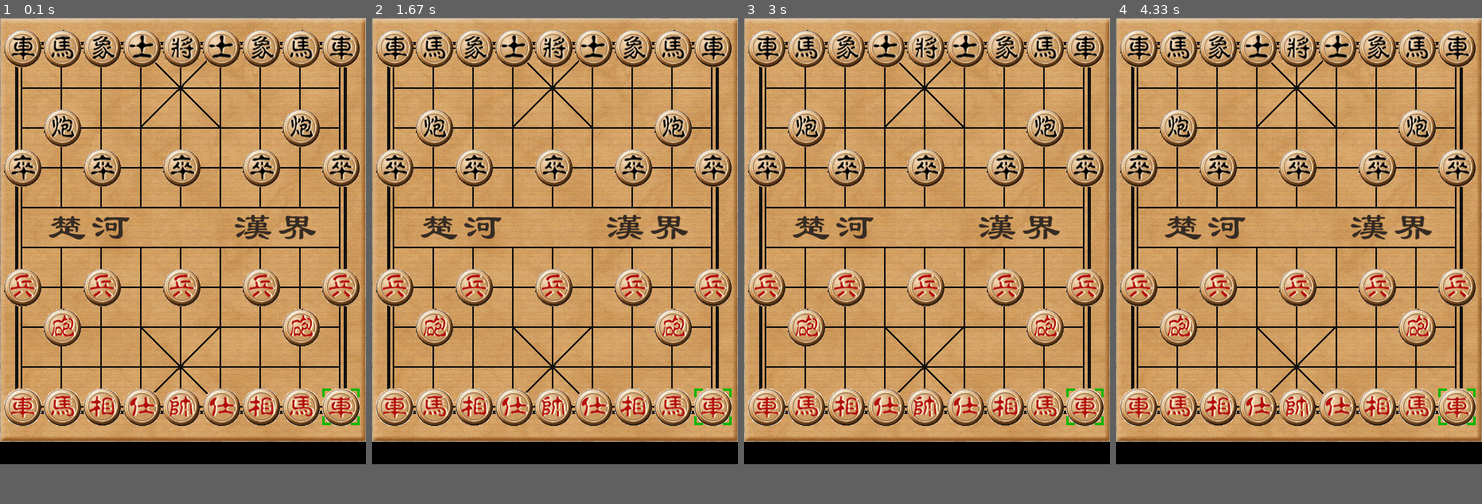
Above: before the commit, frames 1-4 (left to right).
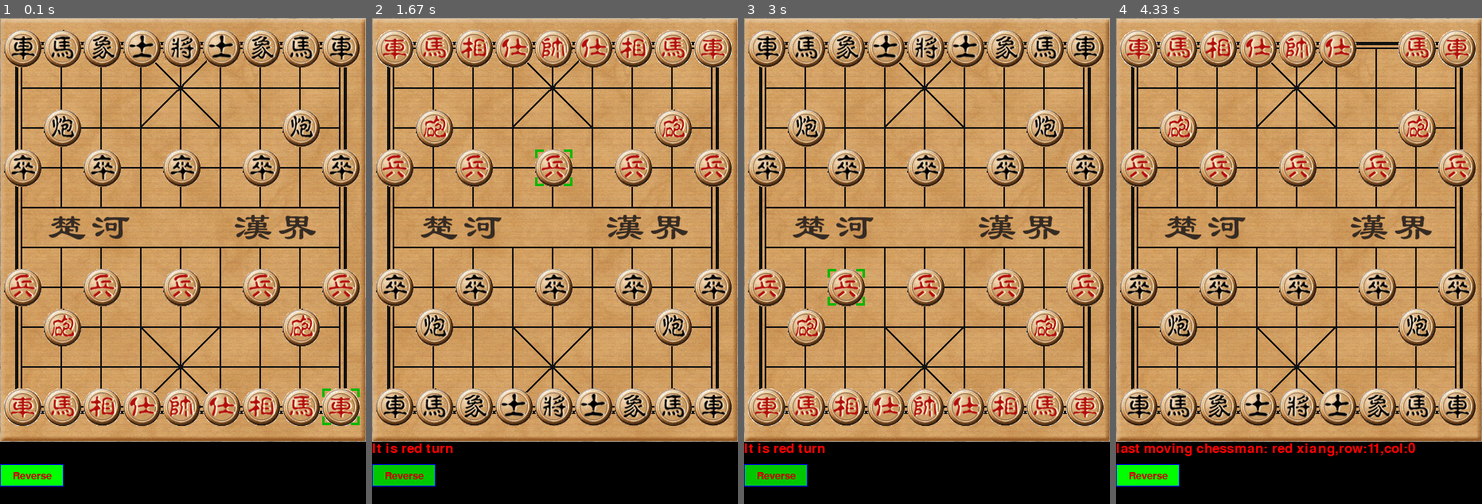
Above: after the commit, the same moments.

Repository: hbuxiaofei/pygame-chess
Game: pygame game, started from main.py
Same seed, same stepped clock (60 frames per second), same inputs: the game is played once before the commit and once after it.
Inputs (mouse positions are in pixels of both pictures, inside the frame that each line leads up to):
- Up to frame 1 (0.1 s): no input
- Up to frame 2 (1.67 s): click (404, 474) at 0.38 s, where only the run after the commit has a clickable "Reverse"; press the mouse at (404, 474) at 0.7 s; move the mouse to (419, 309) at 0.8 s; release the mouse at (434, 144) at 0.93 s; press the mouse at (404, 474) at 1.03 s; move the mouse to (474, 329) at 1.13 s; release the mouse at (544, 178) at 1.27 s; press the mouse at (404, 474) at 1.37 s; move the mouse to (463, 431) at 1.47 s; release the mouse at (525, 387) at 1.6 s
- Up to frame 3 (3 s): press the mouse at (776, 474) at 1.7 s; move the mouse to (890, 324) at 1.8 s; release the mouse at (1003, 173) at 1.93 s; click (776, 474) at 2.55 s, where only the run after the commit has a clickable "Reverse"; press the mouse at (776, 474) at 2.87 s; move the mouse to (861, 319) at 2.97 s
- Up to frame 4 (4.33 s): release the mouse at (1320, 163) at 3.1 s; press the mouse at (1148, 474) at 3.2 s; move the mouse to (1174, 445) at 3.3 s; release the mouse at (1203, 411) at 3.43 s; click (1148, 474) at 4.05 s, where only the run after the commit has a clickable "Reverse"
The window is 460x560 before the commit and 460x610 after it. Grey fills any space a smaller window leaves; there, only what the larger window draws over its background counts as a difference.

The runs differ from the first frame. In frame 1, 0.8% of the frame differs, in the area x 0-18%, y 91-97%; in frame 2, 11%; in frame 3, 1.2%; in frame 4, 12%, in the area x 0-99%, y 2-97%.

Commit message:
add class Button and support board reverse
Signed-off-by: lilei <hbu_lilei@163.com>

Diff:
--- /dev/null
+++ b/Button.py
@@ -0,0 +1,85 @@
+# -*- coding: utf-8 -*-
+import pygame
+
+
+button_list = []
+
+# 按钮弹起颜色
+BUTTON_UP_COLOR = (0,255,0)
+# 按钮按下颜色
+BUTTON_DOWN_COLOR = (0,200,0)
+# 按钮边框颜色
+BUTTON_RIM_COLOR = (0,0,255)
+
+# 按钮字符颜色
+BUTTON_TEXT_COLOR = (200,0,0)
+
+
+class GuiButton(object):
+    """ 按钮类
+    """
+
+    def __init__(self, win, board, text, x, y, w, h, cb=None, arg=None):
+        self._win = win
+        self._board = board
+        self._text = text
+        self._x = x
+        self._y = y
+        self._w = w
+        self._h = h
+        self._cb = cb
+        self._arg = arg
+        self._color = BUTTON_UP_COLOR
+        self._color_rim = BUTTON_RIM_COLOR
+
+    def refresh(self):
+        # 填充色
+        pygame.draw.rect(self._win, self._color, (self._x,self._y,self._w,self._h), 0)
+        # 边框色
+        pygame.draw.rect(self._win, self._color_rim, (self._x,self._y,self._w,self._h), 1)
+        font = pygame.font.SysFont(None, 20)
+        textSurf = font.render(self._text, True, BUTTON_TEXT_COLOR)
+        textRect = textSurf.get_rect()
+        textRect.center = ((self._x+(self._w/2)), (self._y+(self._h/2)))
+        self._win.blit(textSurf, textRect)
+
+    def process(self, pos, mouse):
+        if self._x + self._w > pos[0] > self._x and self._y + self._h > pos[1] > self._y:
+            if not mouse[0]:
+                # 按钮弹起填充色
+                self._color = BUTTON_UP_COLOR
+                if self._cb != None:
+                    self._cb(self._arg)
+            else:
+                # 按钮按下填充色
+                self._color = BUTTON_DOWN_COLOR
+
+
+def get_button_list():
+    global button_list
+    return button_list
+
+
+def refresh():
+    for button in get_button_list():
+        button.refresh()
+
+
+def process(pos, mouse):
+    for button in get_button_list():
+        button.process(pos, mouse)
+
+
+def init(win, board):
+    btn_list = get_button_list()
+    btn_list.clear()
+
+    # 翻转棋盘
+    btn = GuiButton(win, board, "Reverse", 0, 560, 80, 28, cb_reverse_board, board)
+
+    btn_list.append(btn)
+
+
+def cb_reverse_board(board=None):
+    if board != None:
+        board.reverseBoard()
--- a/ChessBoard.py
+++ b/ChessBoard.py
@@ -1,11 +1,12 @@
 #-*- encoding: utf-8 -*-
-import sys, string, os
+import sys, string, os, copy
 import datetime
 import pygame
 from pygame.locals import *
 
 from ChessGlobal import *
 from Chessman import *
+import Button
 
 
 # 棋盘最大行
@@ -53,6 +54,21 @@
         self.groundImg, rc = load_image("./BMP/ground.bmp")
         self.markImg, rc = load_image("./BMP/curPos.bmp", 0xffffff)
         self.resetBorad()
+
+    def reverseBoard(self):
+        board_tmp = copy.deepcopy(self.board)
+        self.board.clear()
+        for key in board_tmp.keys():
+            chessman = board_tmp[key]
+            if chessman == None:
+                continue;
+            row =  BOARD_MAX_ROW - key[0]
+            col = BOARD_MAX_COL - key[1]
+            chessman.row = row
+            chessman.col = col
+            self.board[(row, col)] = chessman
+        self.curRow = BOARD_MAX_ROW - self.curRow
+        self.curCol = BOARD_MAX_COL - self.curCol
 
     def resetBorad(self):
         ''' 重置棋盘 '''
@@ -129,6 +145,8 @@
             if self.curRow == chessman.row and self.curCol == chessman.col:
                 self.window.blit(self.markImg, (left, top))
 
+        Button.refresh()
+
     def showTipInfo(self):
         ''' 在棋盘底部显示提示信息 '''
 
@@ -137,7 +155,6 @@
         # textpos.centerx = self.window.get_rect().centerx
         textpos = Rect(0, 532, 460, 28)
         self.window.blit(text, textpos)
-
 
     def moveChessColorJudge(self, row, col):
         ''' 走棋颜色判断
--- a/main.py
+++ b/main.py
@@ -3,13 +3,14 @@
 import pygame
 from pygame.locals import *
 from ChessBoard import *
+import Button
 
 
 def main():
     # 初始化
     pygame.init()
     # 设置窗口大小 图片大小是460*532
-    window = pygame.display.set_mode((460, 532 + 28))
+    window = pygame.display.set_mode((460, 532 + 28 + 50))
     # 设置窗口标题
     pygame.display.set_caption('Chinese Chess')
 
@@ -18,6 +19,7 @@
 
     # 象棋棋盘类
     chessbord = ChessBoard(window)
+    Button.init(window, chessbord)
 
     chessbord.redrawBorad()
 
@@ -39,21 +41,22 @@
                     print("press pygame.K_ESCAPE")
                     mainloop = False
                     break
-            elif pygame.mouse.get_pressed()[0]:
-                isKeyMove = False
+            elif event.type ==  pygame.MOUSEBUTTONDOWN or event.type ==  pygame.MOUSEBUTTONUP:
                 (xPos, yPos) = pygame.mouse.get_pos()
-                curRow = (yPos - BOARD_TOP) // BOARD_GAP
-                curCol = (xPos - BOARD_LEFT) // BOARD_GAP
-                moveResult = chessbord.moveChess(curRow, curCol)
+                mouse = pygame.mouse.get_pressed()
+                if not mouse[0]:
+                    curRow = (yPos - BOARD_TOP) // BOARD_GAP
+                    curCol = (xPos - BOARD_LEFT) // BOARD_GAP
+                    moveResult = chessbord.moveChess(curRow, curCol)
+                Button.process((xPos, yPos), mouse)
             else:
                 print("press othre key: %s" % event.type)
                 break
 
-            chessbord.redrawBorad()
-            chessbord.showTipInfo()
-
-            # 更新显示
-            pygame.display.update()
+        chessbord.redrawBorad()
+        chessbord.showTipInfo()
+        # 更新显示
+        pygame.display.update()
 
     pygame.quit()
     sys.exit()
